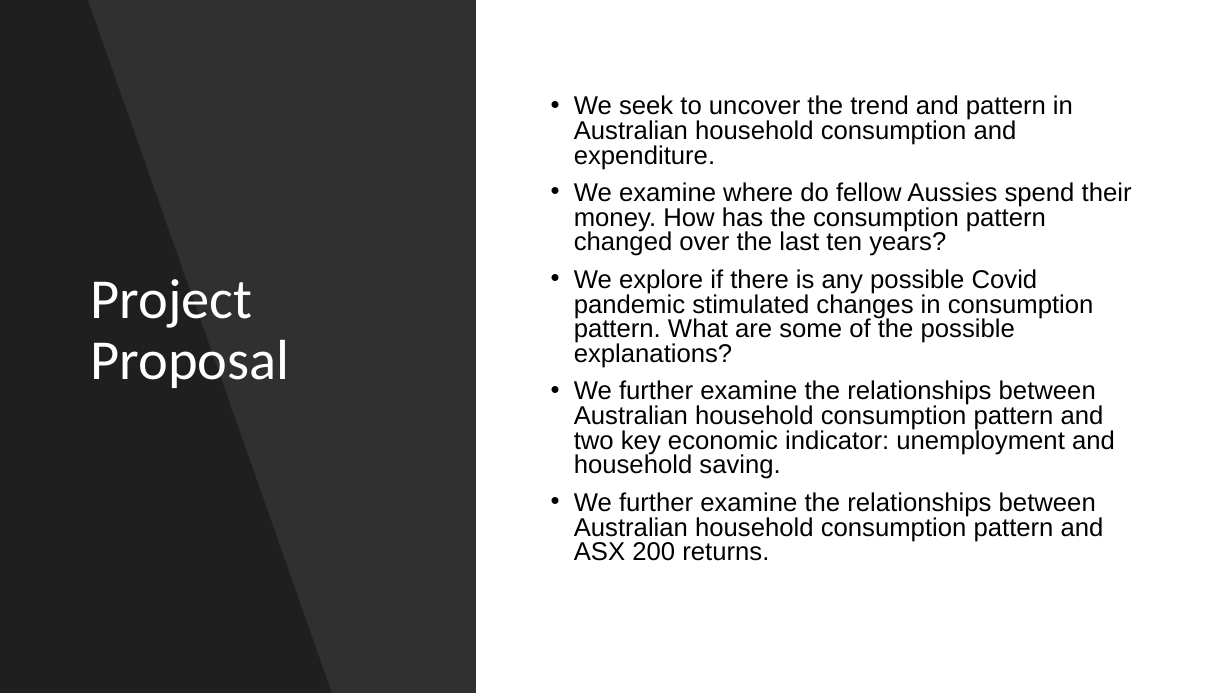
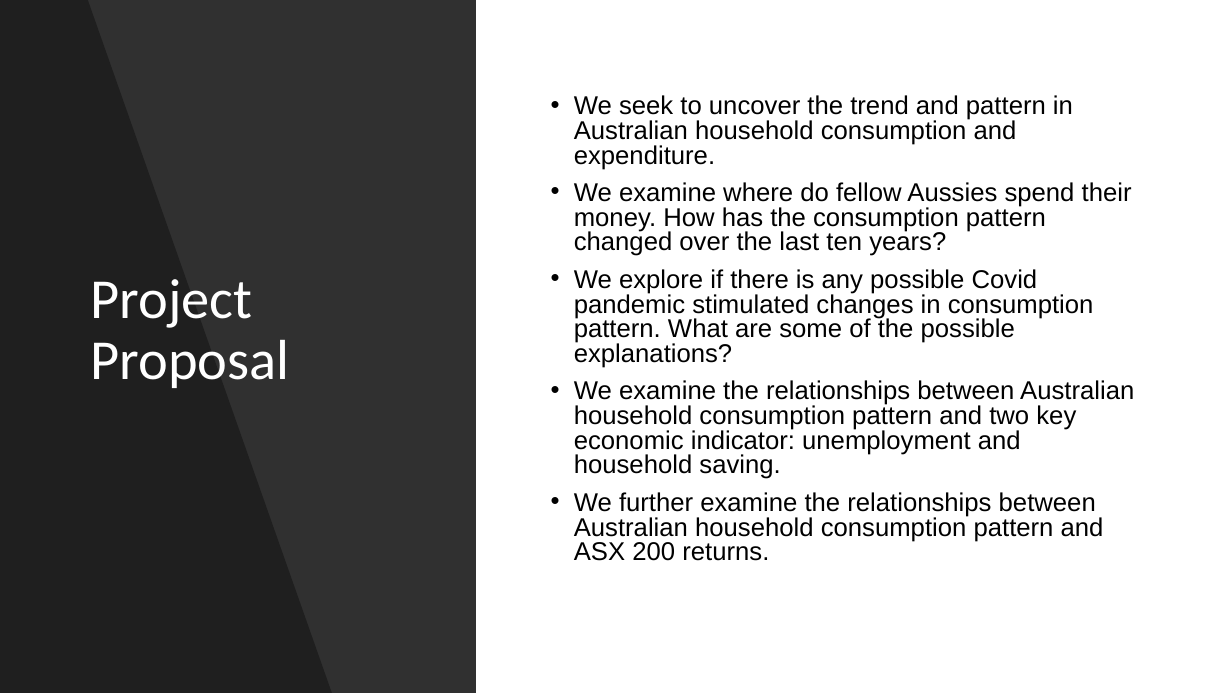
Before and after one commit to twigikit/FTBC_project_1, a slide deck: slide 2 of Aus Household Consumption and Expenditure Pattern.pptx. Drawn at 1232x693 pixels with LibreOffice and Linux fonts; fonts in the diff are those of the drawing. Boxes give left, top, right and bottom in pixels: in the first picture for what was removed or moved away, otherwise in the second. Text is boxed around its words. In the diff, an @@ line names an element or a change of style, - is before the commit and + after.

```diff
--- a/Aus Household Consumption and Expenditure Pattern.pptx
+++ b/Aus Household Consumption and Expenditure Pattern.pptx
@@ text at (x1=574, y1=380, x2=1134, y2=479): text changed @@
-• We further examine the relationships between Australian household consumption pattern and two key economic indicator: unemployment and household saving.
+• We examine the relationships between Australian household consumption pattern and two key economic indicator: unemployment and household saving.
```
Also in this commit, not shown: 2 other slides changed.
